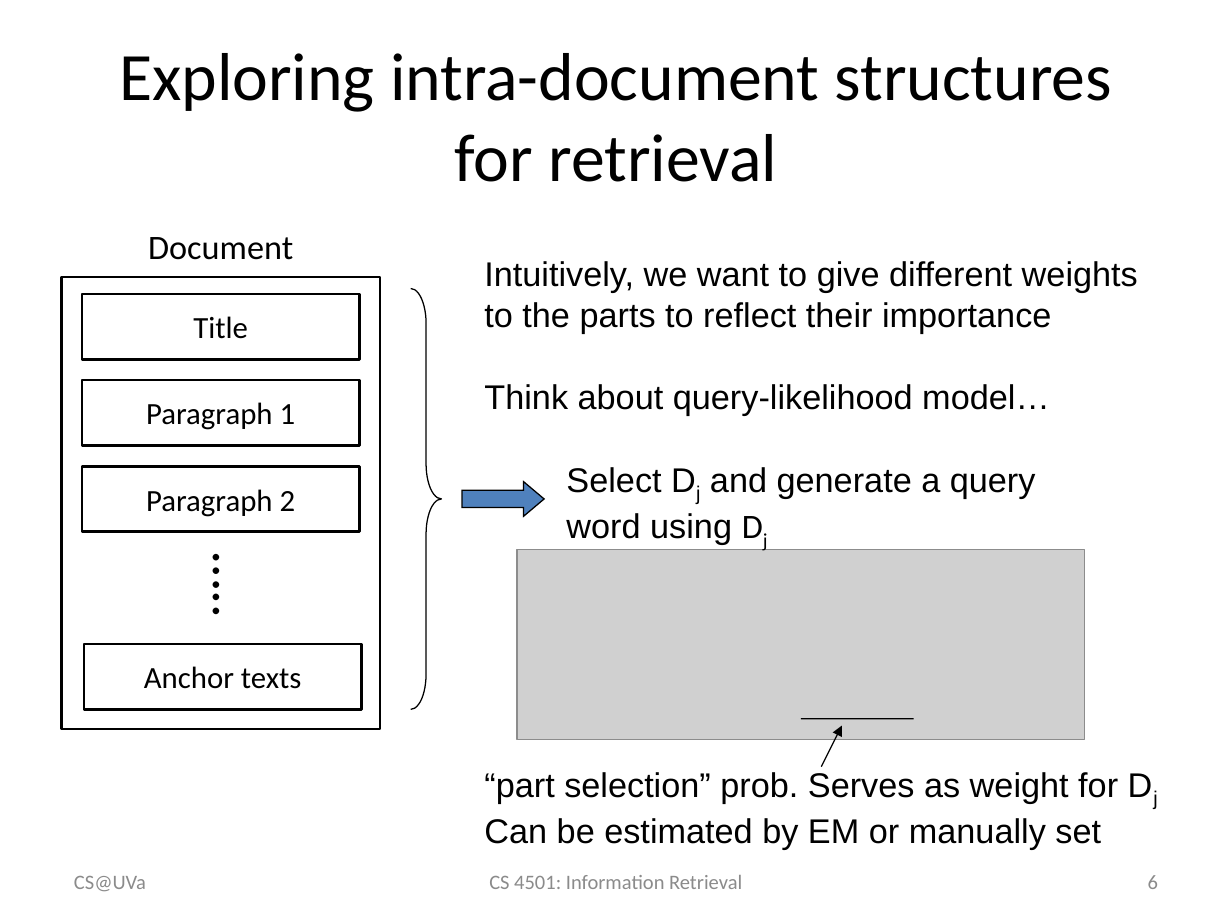
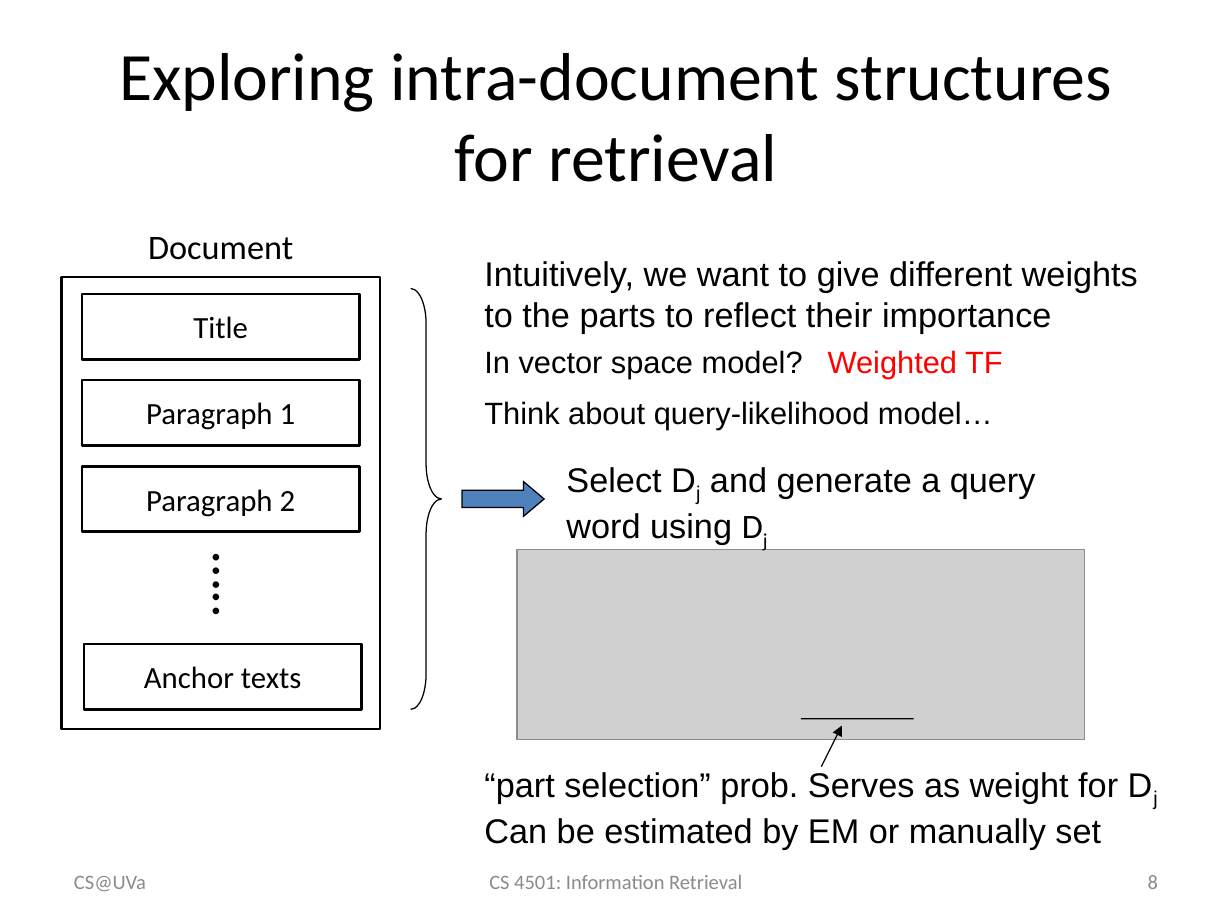
Before and after one commit to wang296/IR2015, a slide deck: slide 8 of docs/Link Analysis.pptx (slide 6 before the commit). Drawn at 1232x924 pixels with LibreOffice and Linux fonts; fonts in the diff are those of the drawing; grey boxes stand for pictures. Boxes give left, top, right and bottom in pixels: in the first picture for what was removed or moved away, otherwise in the second. Text is boxed around its words. In the diff, an @@ line names an element or a change of style, - is before the commit and + after.

```diff
--- a/docs/Link Analysis.pptx
+++ b/docs/Link Analysis.pptx
@@ text added at bbox=[484, 350, 803, 379], 18 pt, text #000000 @@
+In vector space model?
@@ text added at bbox=[828, 350, 1003, 379], 18 pt, text #FF0000 @@
+Weighted TF
@@ text at bbox=[484, 384, 1050, 416]: paragraph removed @@
-Think about query-likelihood model…
@@ text added at bbox=[484, 401, 993, 430], 18 pt, text #000000 @@
+Think about query-likelihood model…
@@ page number at bbox=[1148, 875, 1158, 889]: text changed @@
-6
+8
```
Also in this commit, not shown: 6 other slides changed, 2 slides added, 1 other file.
